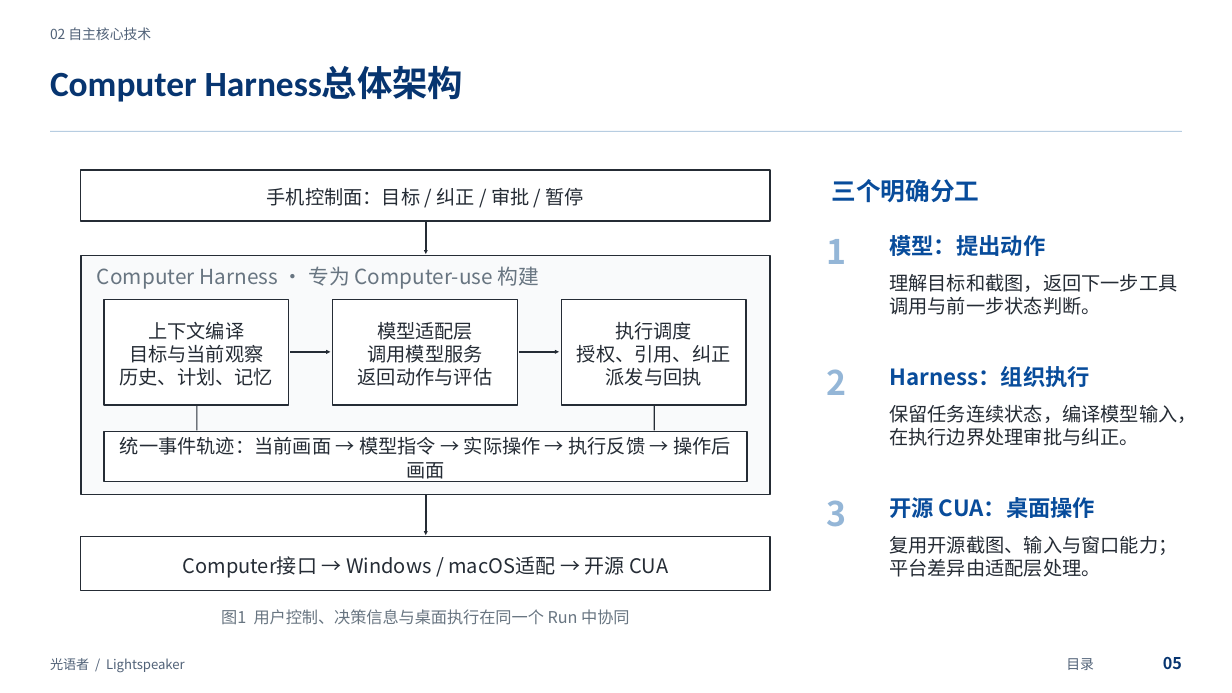
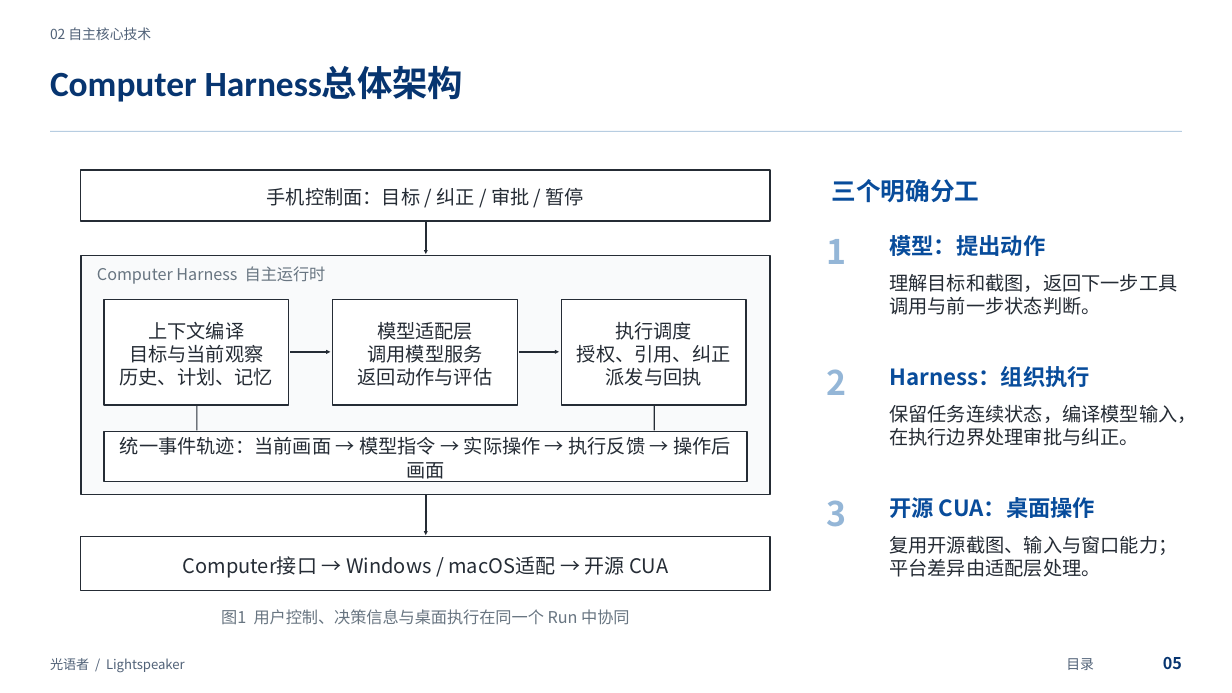
Before and after one commit to wszkxlllll/Computer-Harness, a slide deck: slide 5 of docs/submission/final/presentation.pptx. Drawn at 1232x693 pixels with LibreOffice and Linux fonts; fonts in the diff are those of the drawing. Boxes give left, top, right and bottom in pixels: in the first picture for what was removed or moved away, otherwise in the second. Text is boxed around its words. In the diff, an @@ line names an element or a change of style, - is before the commit and + after.

Commit message:
docs: restore original architecture slide title and layout

```diff
--- a/docs/submission/final/presentation.pptx
+++ b/docs/submission/final/presentation.pptx
@@ text at box(97, 266, 326, 284): text changed; size 20.2 to 15.8 pt @@
-Computer Harness · 专为 Computer-use 构建
+Computer Harness 自主运行时
```
Also in this commit, not shown: 2 other files.
